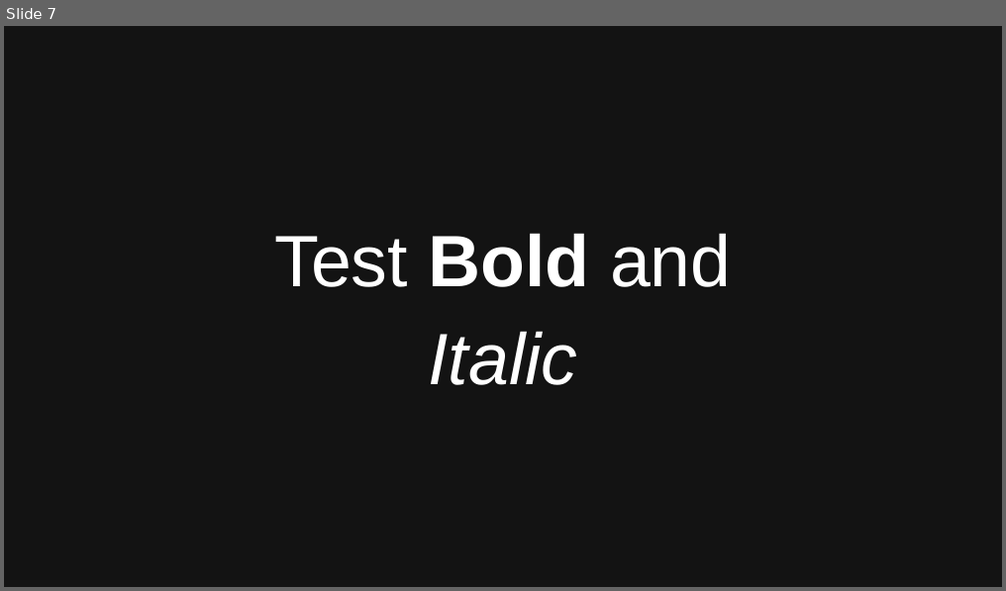
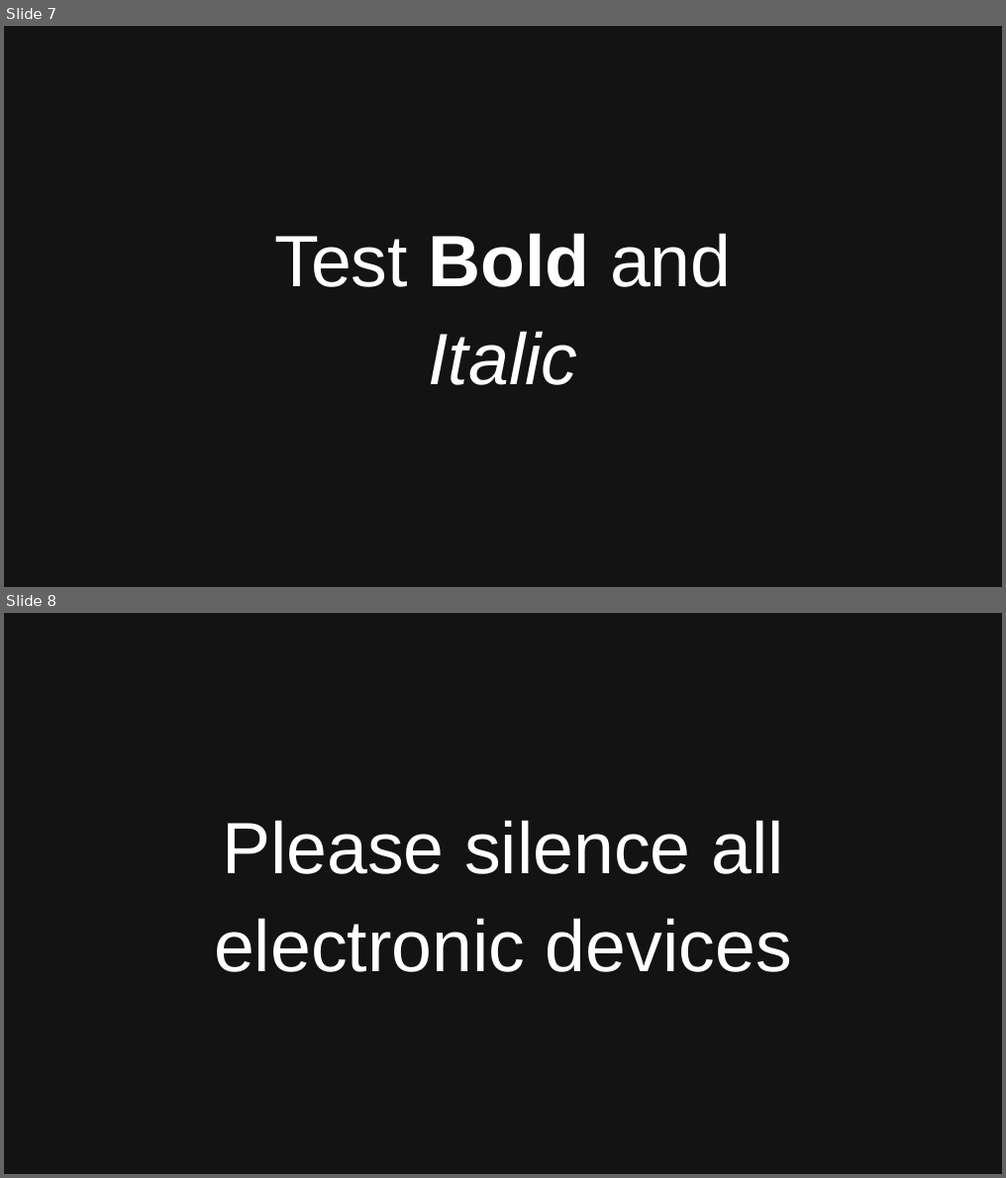
Before and after one commit to POGO-Supertext-Capstone/Supertext, a slide deck: test_resources/upload/valid.pptx. Shown one above the other, each under a label of ours: slide 7 before the commit, slides 7 and 8 after it. The pictures are 1006x591 and 1006x1178 pixels, drawn with LibreOffice and Linux fonts; fonts in the diff are those of the drawing. Boxes give left, top, right and bottom in pixels: in the first picture for what was removed or moved away, otherwise in the second. Text is boxed around its words. In the diff, an @@ line names an element or a change of style, - is before the commit and + after.

```diff
--- a/test_resources/upload/valid.pptx
+++ b/test_resources/upload/valid.pptx
@@ slide 8 added at <box>4,613,1002,1174</box>, background #FFFFFF @@
@@ text added at <box>4,613,1002,1174</box>, fill #131313, 70 pt, text #FFFFFF @@
+Please silence all
+electronic devices
```
Also in this commit, not shown: 1 other slide added, 2 other files.
